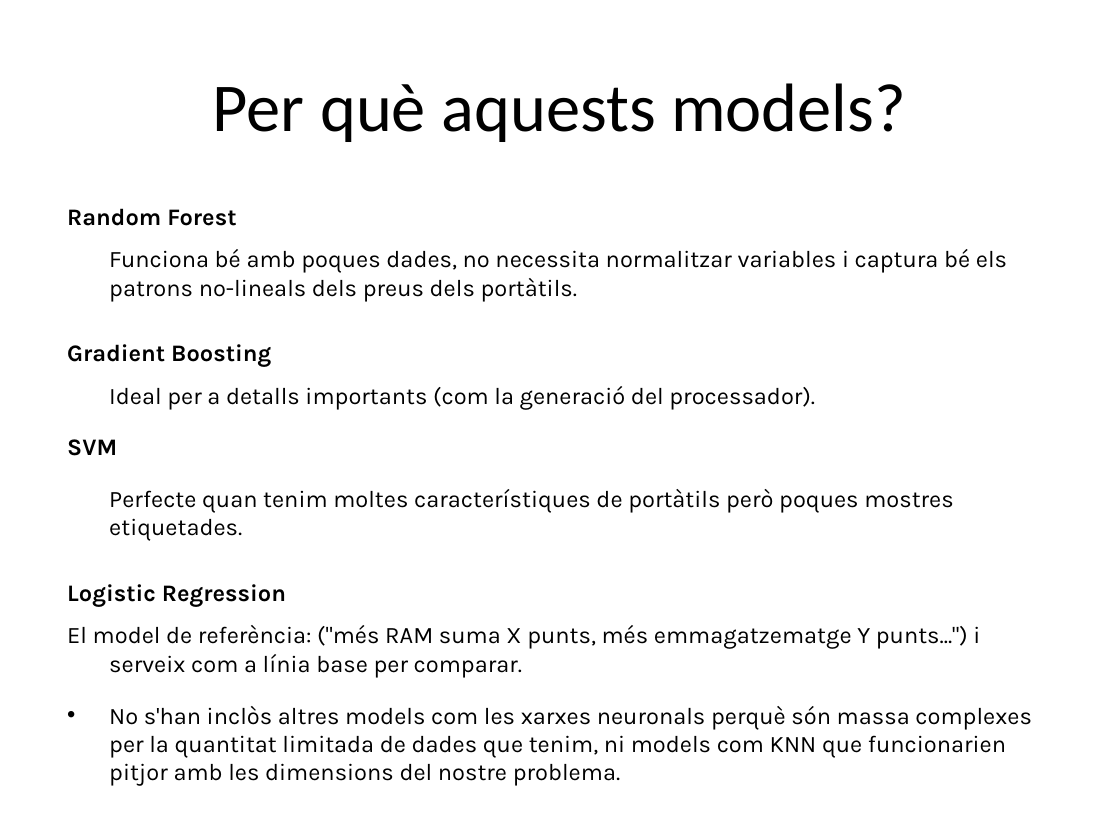
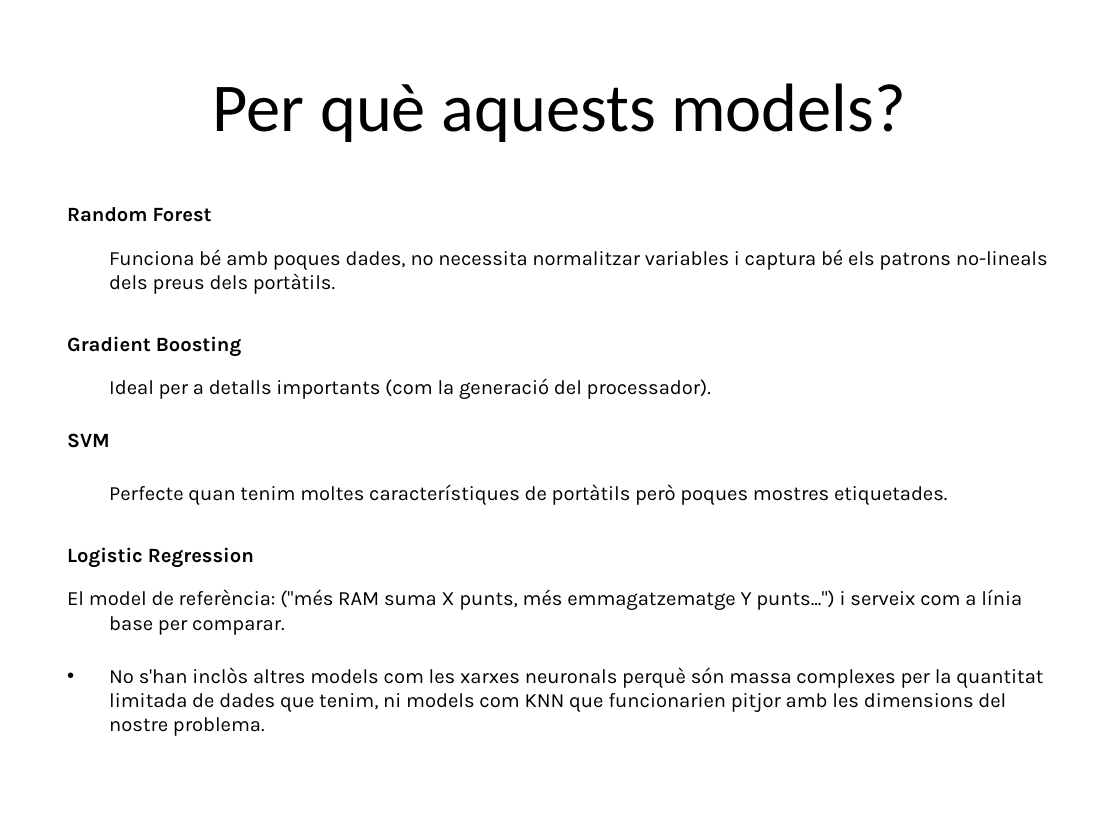
Before and after one commit to OlVeRaS94/PROYECTO-PIA-OFERTAS, a slide deck: slide 14 of presentacion_chollos.pptx. Drawn at 1120x840 pixels with LibreOffice and Linux fonts; fonts in the diff are those of the drawing. Boxes give left, top, right and bottom in pixels: in the first picture for what was removed or moved away, otherwise in the second. Text is boxed around its words. In the diff, an @@ line names an element or a change of style, - is before the commit and + after.

```diff
--- a/presentacion_chollos.pptx
+++ b/presentacion_chollos.pptx
@@ text "Random Forest" at (x1=67, y1=207, x2=1048, y2=736): size 15.2 to 13 pt; more space between paragraphs @@
```
Also in this commit, not shown: 4 other slides changed, 1 slide added, 2 slides removed.
